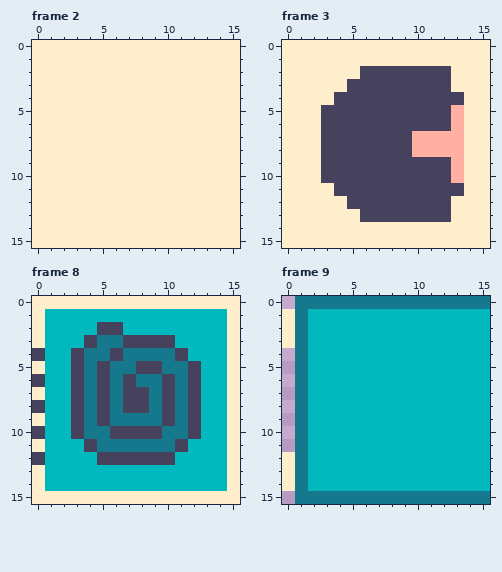
File history of a pixel-art file, Art/Tiles/Deco.aseprite. The first picture shows the starting point.
16x16 pixels, 15 frames. Shown: frame 2, frame 3, frame 8, frame 9.
Once edited:
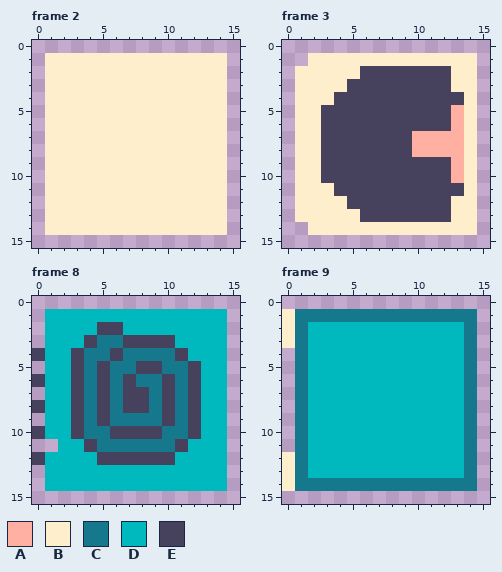
Palette (. is transparent): A #ffb0a3  B #ffeecc  C #15788c  D #00b9be  E #46425e
Edits made:
Frame 2:
The edit erases colour B in row 0 at x 0 to 15; in rows 1 to 14 at x 0 and 15; in row 15 at x 0 to 15.
Frame 3:
The edit erases colour B in row 0 at x 0 to 15; in row 1 at x 0 to 1 and 15; in rows 2 to 13 at x 0 and 15; in row 14 at x 0 to 1 and 15; in row 15 at x 0 to 15.
Frame 8:
The edit erases colour B in row 0 at x 0 to 15; in rows 1 to 3 at x 0 and 15; in row 4 at x 15; in row 5 at x 0 and 15; in row 6 at x 15; in row 7 at x 0 and 15.
The edit erases colour B in row 8 at x 15; in row 9 at x 0 and 15; in row 10 at x 15; in row 11 at x 0 and 15; in row 12 at x 15; in rows 13 to 14 at x 0 and 15.
The edit erases colour B in row 15 at x 0 to 15.
The edit erases colour D in row 11 at x 1.
Frame 9:
Colour D becomes colour C in row 1 at x 2 to 14; in rows 2 to 13 at x 14; in row 14 at x 2 to 14.
The edit erases colour C in row 0 at x 1 to 15; in row 15 at x 1 to 15.
The edit erases colour D in rows 1 to 14 at x 15.
Changed places in both pictures, as pixel boxes (x1, y1, x2, y2):
erased: (32, 40, 240, 248)
erased: (282, 40, 490, 248)
erased: (32, 296, 240, 504)
changed: (295, 296, 490, 504)
